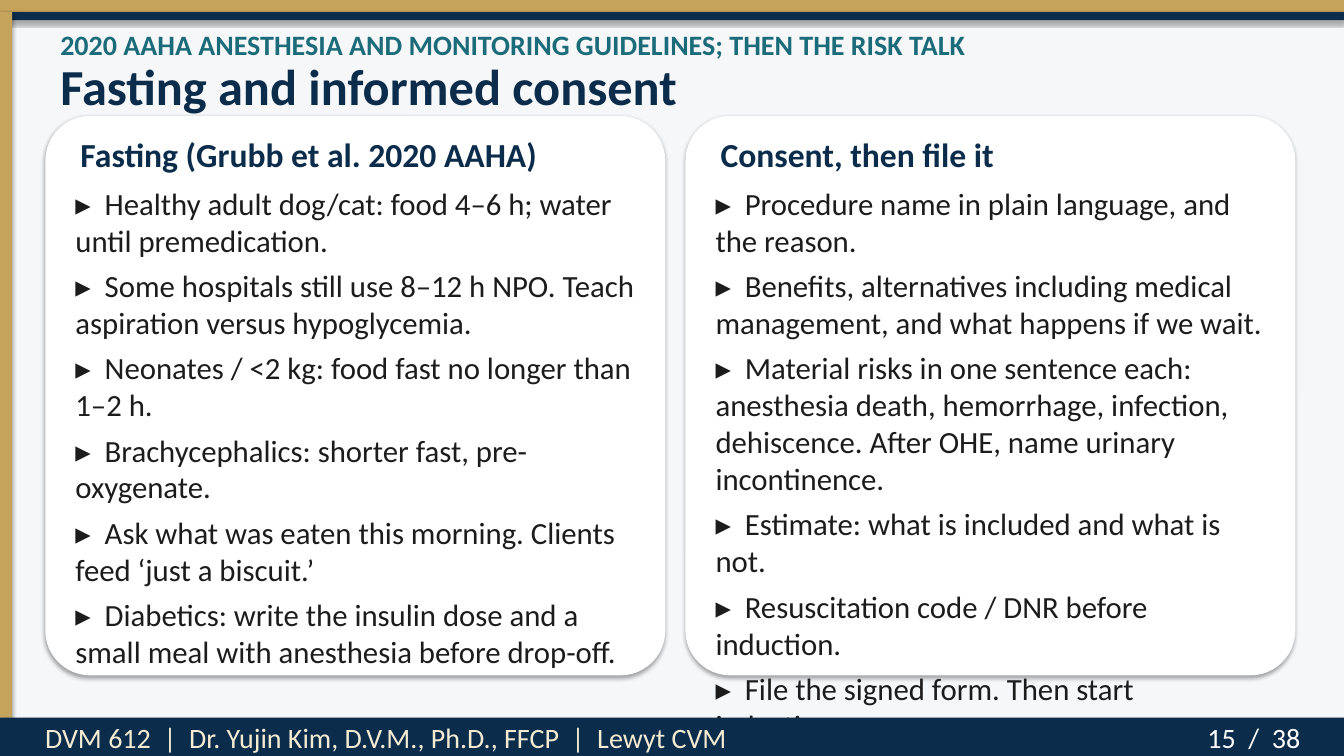
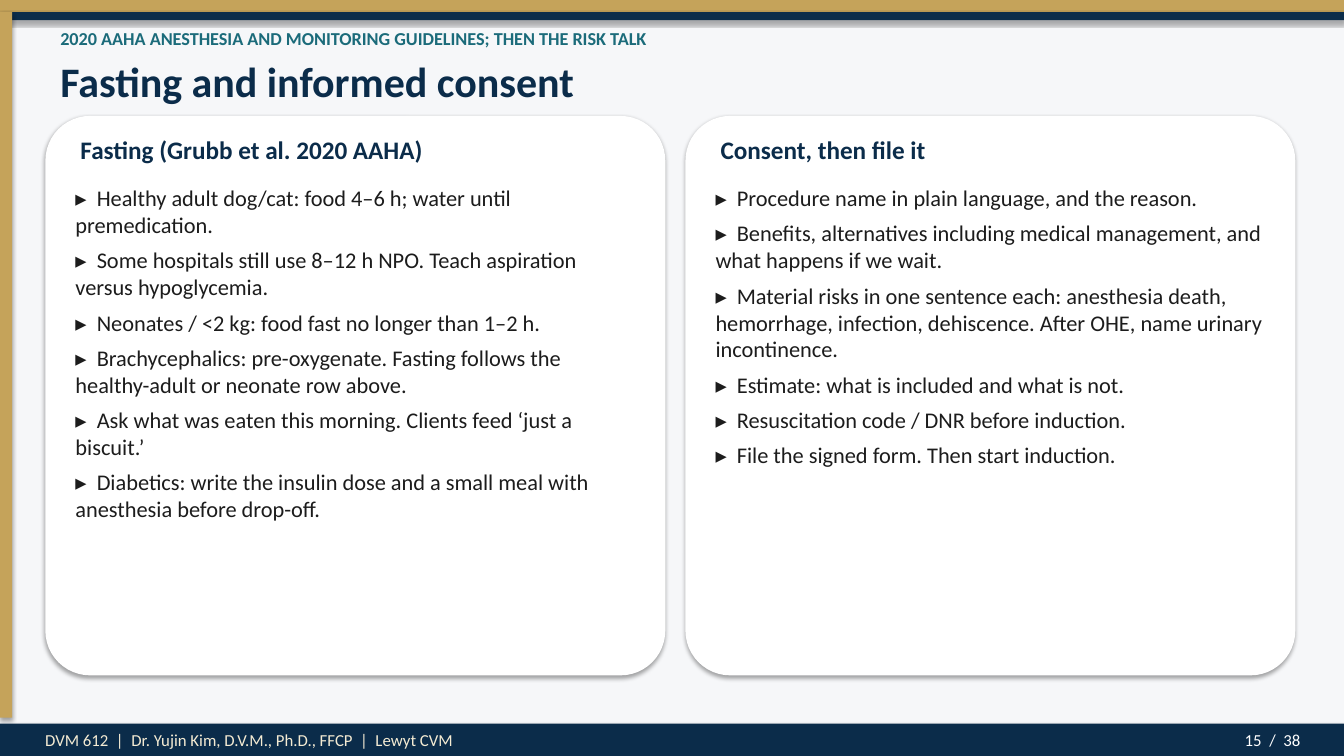
Before and after one commit to drkimvet/happycare, a slide deck: slide 15 of lectures/DVM-612_Week4_Preop_PatientPrep_Postop.pptx. Drawn at 1344x756 pixels with LibreOffice and Linux fonts; fonts in the diff are those of the drawing. Boxes give left, top, right and bottom in pixels: in the first picture for what was removed or moved away, otherwise in the second. Text is boxed around its words. In the diff, an @@ line names an element or a change of style, - is before the commit and + after.

```diff
--- a/lectures/DVM-612_Week4_Preop_PatientPrep_Postop.pptx
+++ b/lectures/DVM-612_Week4_Preop_PatientPrep_Postop.pptx
@@ text "2020 AAHA ANESTHESIA AND MONITORING ..." at [60,33,646,48]: size 20 to 13 pt @@
@@ text "Fasting and informed consent" at [60,67,574,104]: size 36 to 30 pt @@
@@ text "Fasting (Grubb et al. 2020 ..." at [80,140,422,164]: size 24 to 18 pt @@
@@ text "Consent, then file it" at [721,141,925,162]: size 24 to 18 pt @@
@@ text "▸ Procedure name in plain ..." at [716,190,1262,467]: size 22 to 16 pt @@
@@ text at [75,190,588,521]: size 22 to 16 pt in "▸ Healthy adult dog/cat: food 4–6 h; ...", "▸ Some hospitals still use 8–12 h ...", "▸ Neonates / <2 kg: food fast ...", "▸ Ask what was eaten this morning. ..." and 1 more places @@
@@ text at [75,350,560,397]: text changed; size 22 to 16 pt @@
-▸ Brachycephalics: shorter fast, pre-oxygenate.
+▸ Brachycephalics: pre-oxygenate. Fasting follows the healthy-adult or neonate row above.
@@ rectangle: place and size @@
-rectangle at [0,718,1344,756]
+rectangle at [0,724,1344,756]
@@ text "DVM 612 | Dr. Yujin ..." at [45,734,453,749]: size 20 to 12 pt @@
@@ text "15 / 38" at [1245,734,1300,746]: size 20 to 12 pt @@
```
Also in this commit, not shown: 37 other slides changed, 2 other files.
